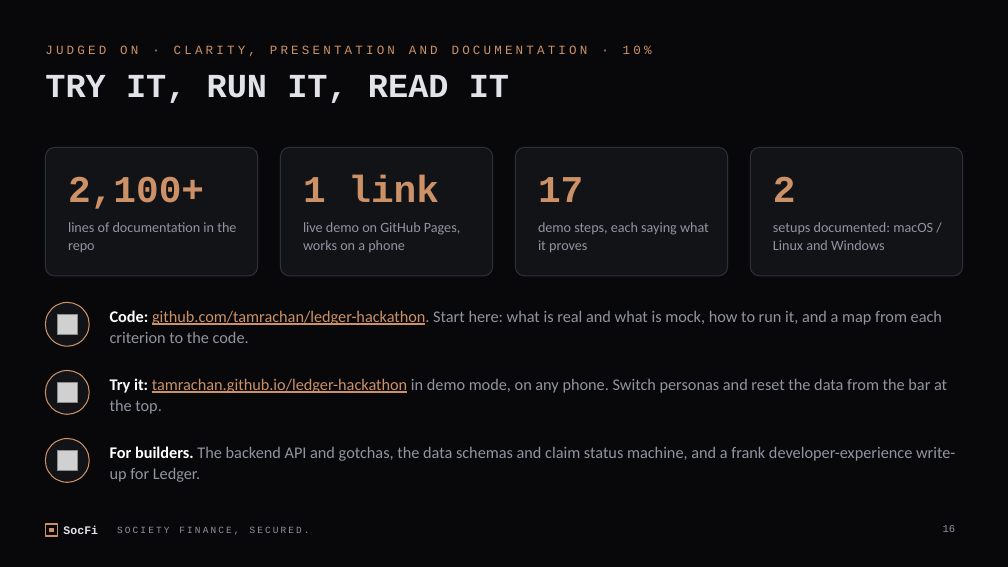
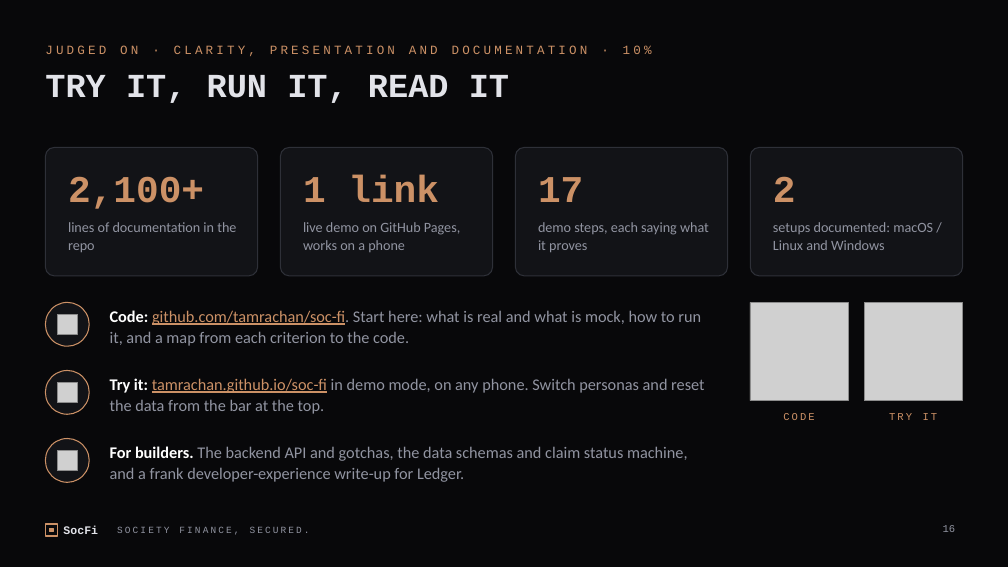
Before and after one commit to tamrachan/soc-fi, a slide deck: slide 16 of pitch/SocFi-pitch.pptx. Drawn at 1008x567 pixels with LibreOffice and Linux fonts; fonts in the diff are those of the drawing; grey boxes stand for pictures. Boxes give left, top, right and bottom in pixels: in the first picture for what was removed or moved away, otherwise in the second. Text is boxed around its words. In the diff, an @@ line names an element or a change of style, - is before the commit and + after.

Commit message:
Update pitch deck

```diff
--- a/pitch/SocFi-pitch.pptx
+++ b/pitch/SocFi-pitch.pptx
@@ text at (110,310,701,346): text changed @@
-Code: github.com/tamrachan/ledger-hackathon. Start here: what is real and what is mock, how to run it, and a map from each criterion to the code.
+Code: github.com/tamrachan/soc-fi. Start here: what is real and what is mock, how to run it, and a map from each criterion to the code.
@@ picture added at (750,302,848,401) @@
@@ picture added at (864,302,963,401) @@
@@ text at (110,378,704,414): text changed @@
-Try it: tamrachan.github.io/ledger-hackathon in demo mode, on any phone. Switch personas and reset the data from the bar at the top.
+Try it: tamrachan.github.io/soc-fi in demo mode, on any phone. Switch personas and reset the data from the bar at the top.
@@ text added at (783,413,814,420), 10 pt, text #CC9166 @@
+CODE
@@ text added at (889,413,938,420), 10 pt, text #CC9166 @@
+TRY IT
@@ text "For builders. The backend API ..." rewrapped from (110,446,955,482) to (110,446,688,482) @@
```
Also in this commit, not shown: 4 other slides changed, 1 other file.
